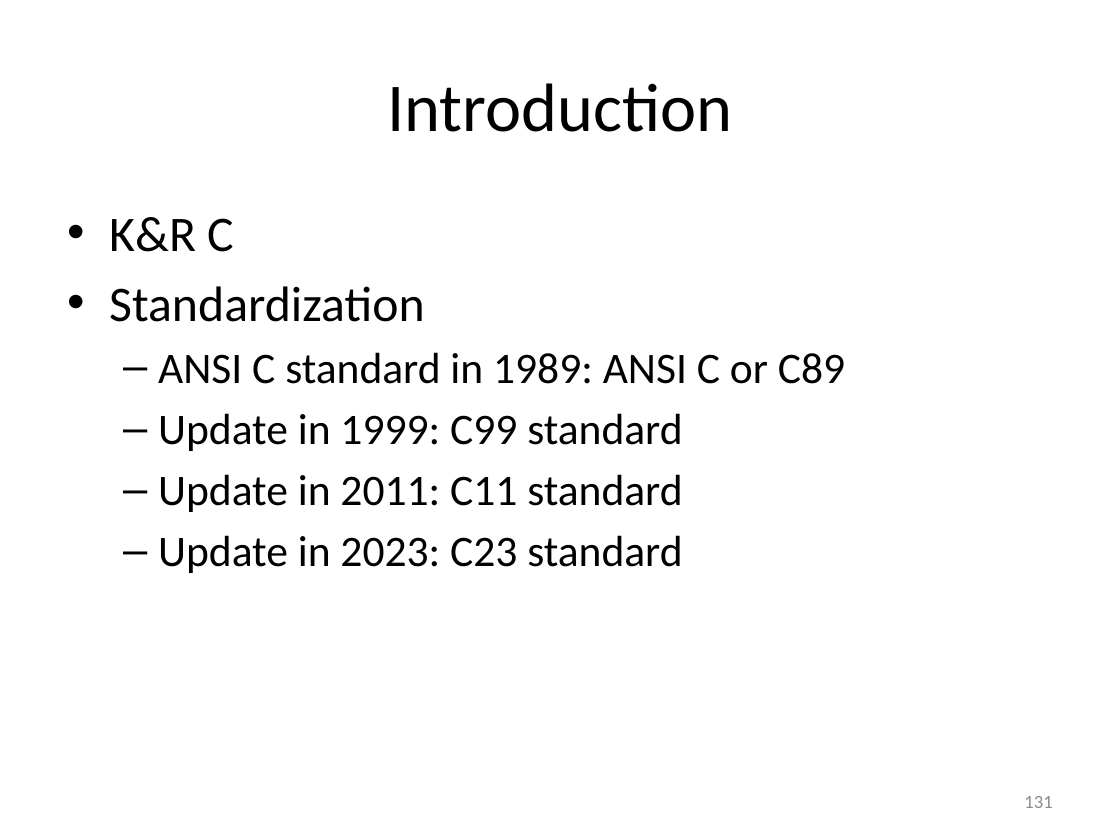
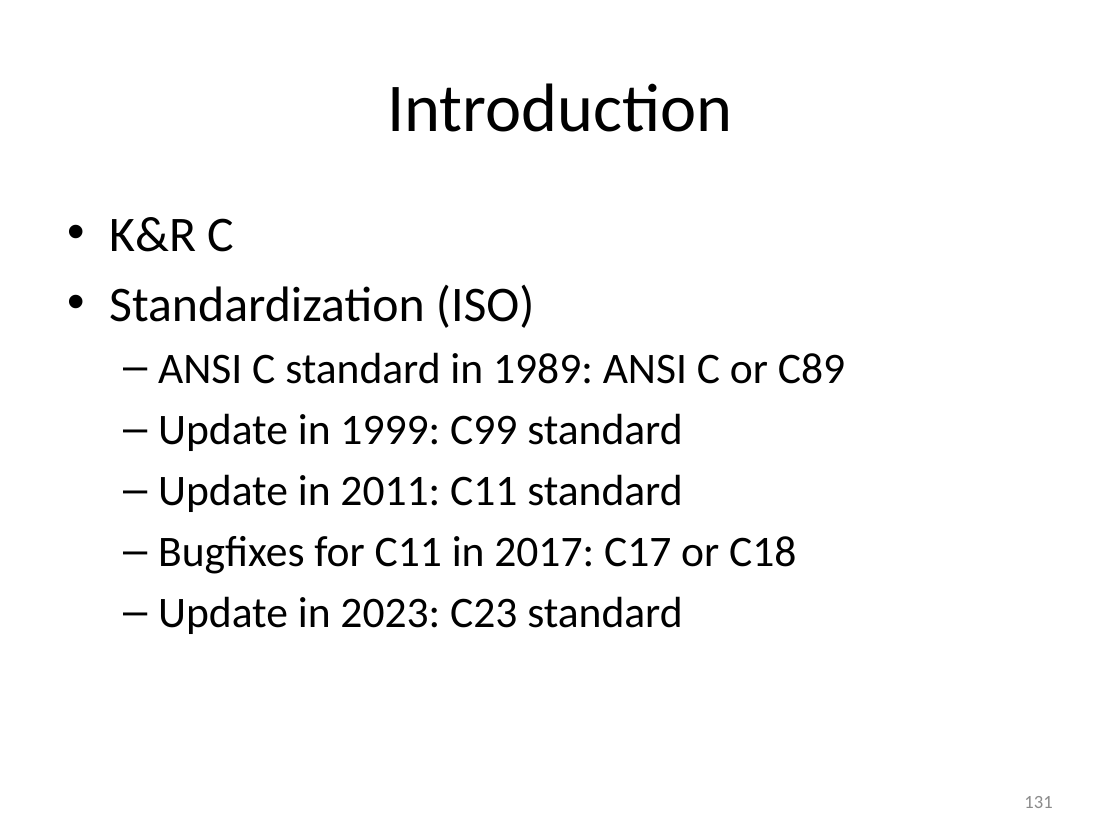
Before and after one commit to gjbex/Scientific-C, a slide deck: slide 131 of scientific_c.pptx. Drawn at 1120x840 pixels with LibreOffice and Linux fonts; fonts in the diff are those of the drawing. Boxes give left, top, right and bottom in pixels: in the first picture for what was removed or moved away, otherwise in the second. Text is boxed around its words. In the diff, an @@ line names an element or a change of style, - is before the commit and + after.

```diff
--- a/scientific_c.pptx
+++ b/scientific_c.pptx
@@ text at [109,285,535,328]: text changed @@
-• Standardization
+• Standardization (ISO)
@@ text at [158,536,796,574]: paragraph added @@
+  – Bugfixes for C11 in 2017: C17 or C18
```
Also in this commit, not shown: 4 other slides changed, 3 slides added.
